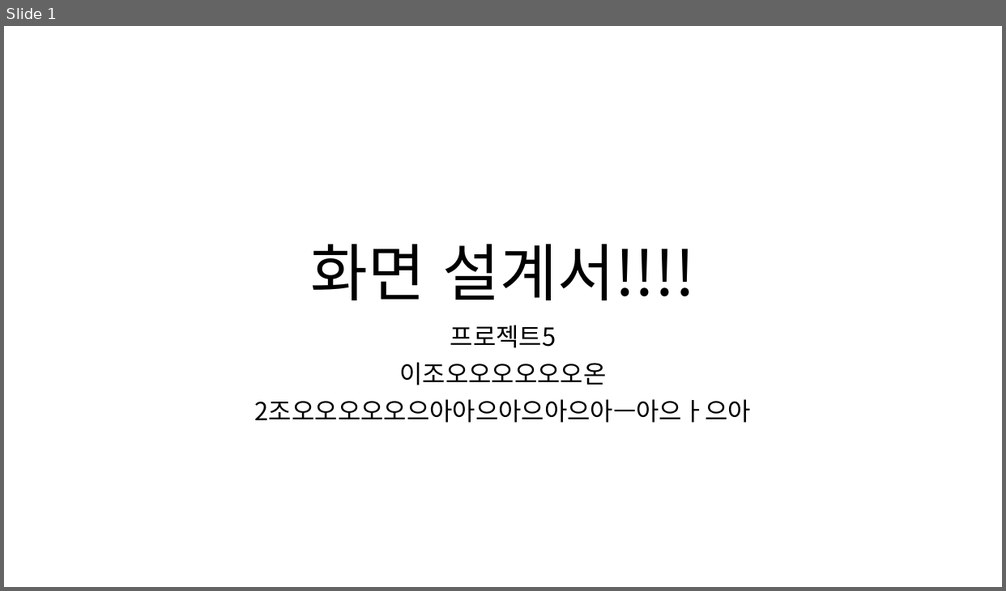
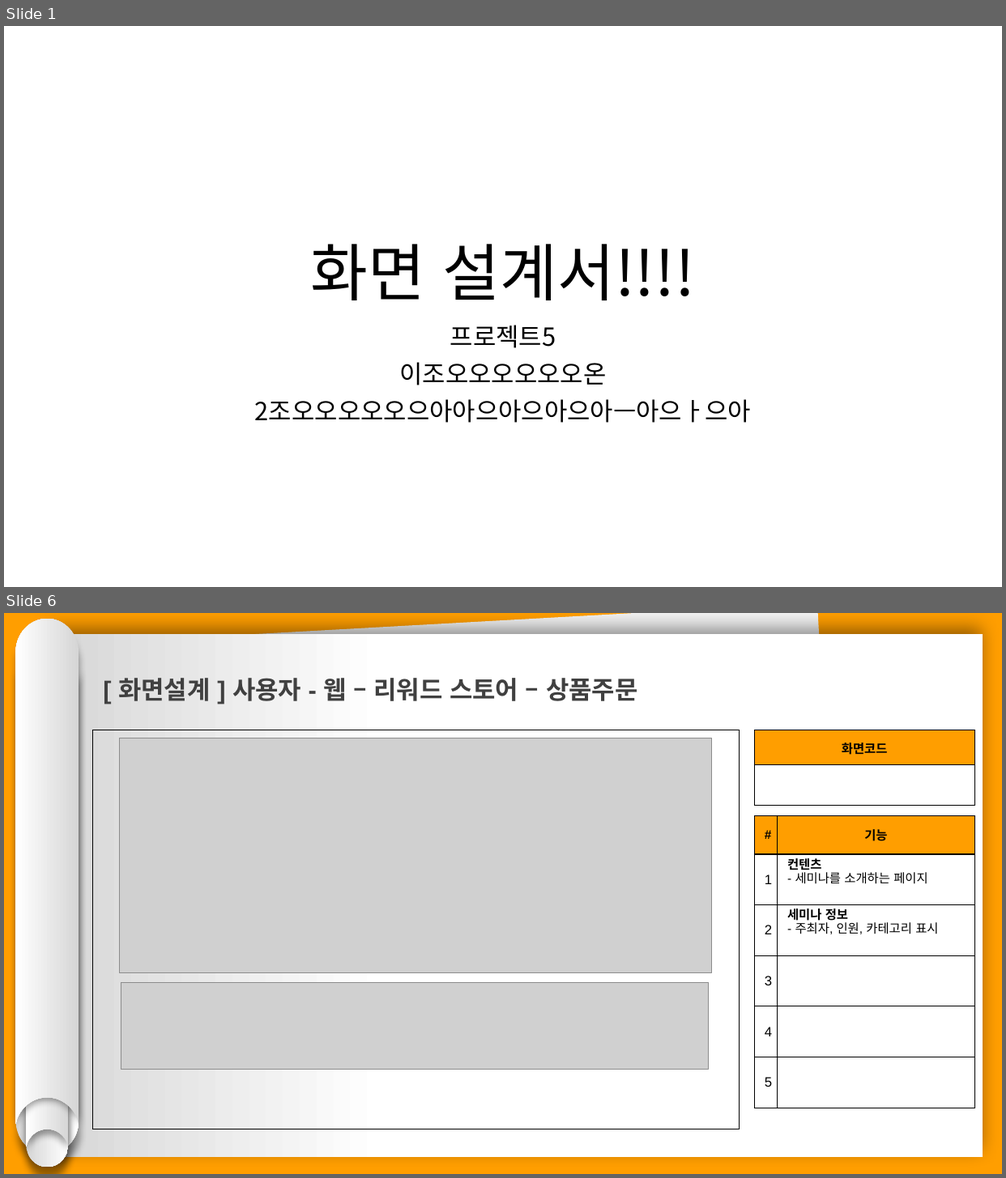
Before and after one commit to hhsw07/ezen-academy-projects, a slide deck: 0 발표용 파워포인트/project06 - 파워포인트 종합 - 기범.pptx. Shown one above the other, each under a label of ours: slide 1 before the commit, slides 1 and 6 after it; the slides between them are not shown. The pictures are 1006x591 and 1006x1178 pixels, drawn with LibreOffice and Linux fonts; fonts in the diff are those of the drawing; grey boxes stand for pictures. Boxes give left, top, right and bottom in pixels: in the first picture for what was removed or moved away, otherwise in the second. Text is boxed around its words. In the diff, an @@ line names an element or a change of style, - is before the commit and + after.

```diff
--- a/0 발표용 파워포인트/project06 - 파워포인트 종합 - 기범.pptx
+++ b/0 발표용 파워포인트/project06 - 파워포인트 종합 - 기범.pptx
@@ slide 6 added at (4, 613, 1002, 1174), background #FF9E00 @@
@@ group added at (16, 619, 79, 1167): 4 freeform shapes @@
@@ rectangle added at (48, 635, 983, 1158), fill gradient #FFFFFF to #D7D7D7 @@
@@ rectangle added at (58, 613, 846, 1153), fill #F2F2F2 @@
@@ text added at (118, 678, 637, 701), 24 pt, text #404040, bold @@
+[ 화면설계 ] 사용자 - 웹 – 리워드 스토어 – 상품주문
@@ rectangle added at (92, 730, 739, 1130), outline #000000 0.75 pt @@
@@ table added at (755, 730, 975, 806), 2 rows, 1 columns @@
+화면코드
+
@@ picture added at (119, 739, 711, 973) @@
@@ table added at (755, 815, 975, 1108), 6 rows, 2 columns @@
+# | 기능
+1 | 컨텐츠 / - 세미나를 소개하는 페이지
+2 | 세미나 정보 / - 주최자, 인원, 카테고리 표시
+3 | 
+4 | 
+5 | 
@@ picture added at (121, 983, 710, 1070) @@
```
Also in this commit, not shown: 4 slides changed, 1 other slide added.
